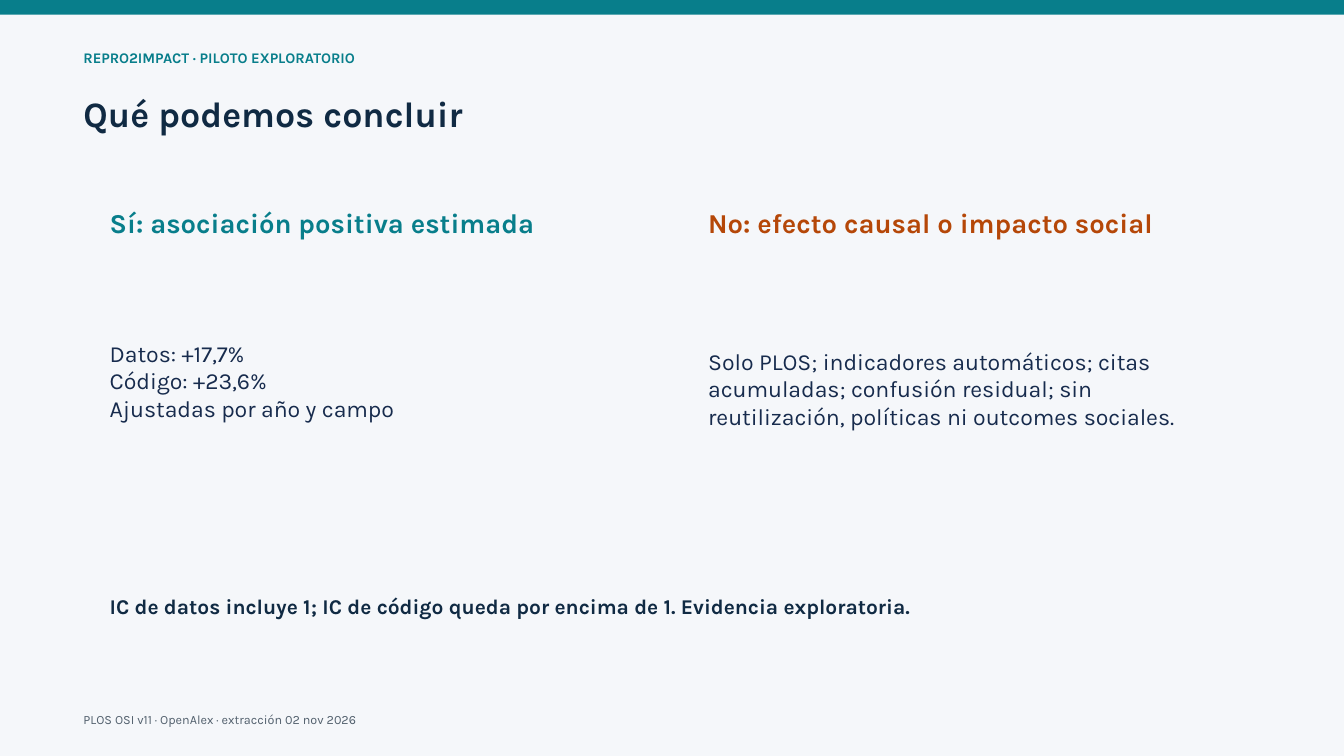
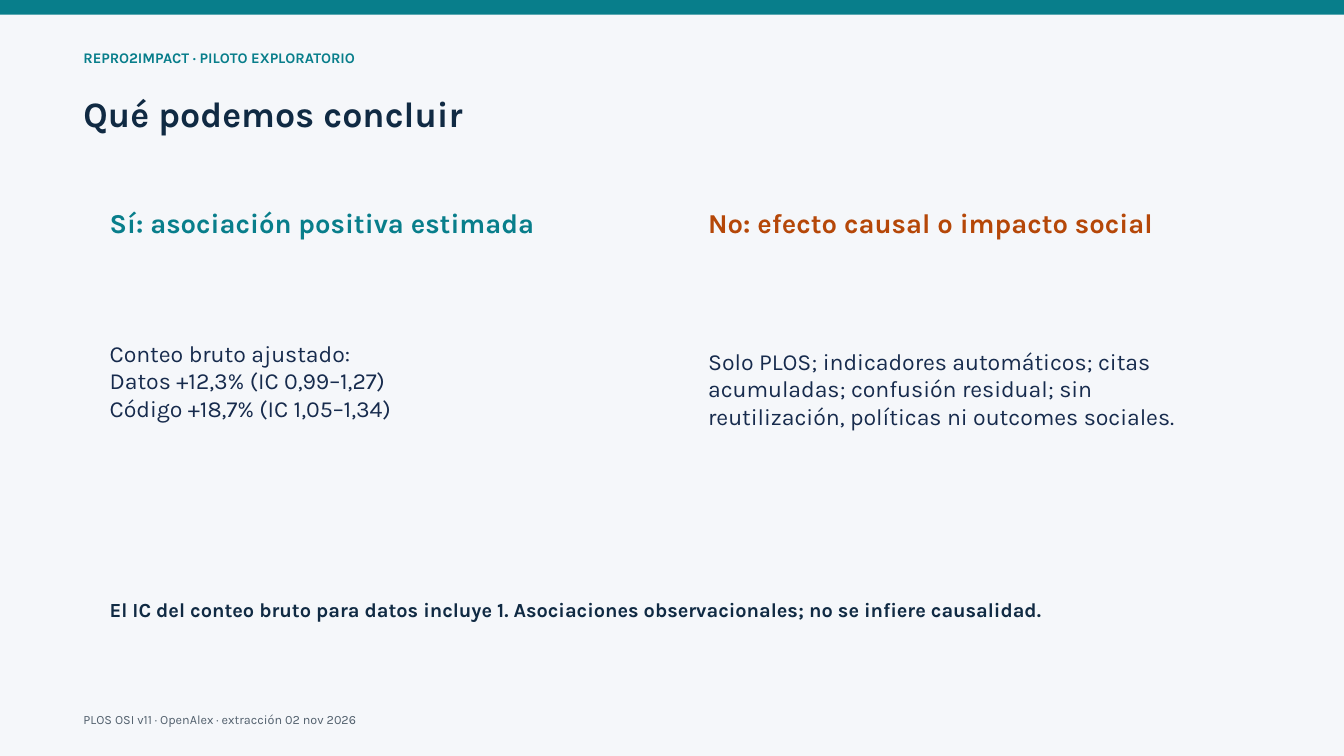
Before and after one commit to pablosancheznunez/repro2impact, a slide deck: slide 5 of reports/pilot_osi_v11/REPRO2IMPACT_outcomes_pilot.pptx. Drawn at 1344x756 pixels with LibreOffice and Linux fonts; fonts in the diff are those of the drawing. Boxes give left, top, right and bottom in pixels: in the first picture for what was removed or moved away, otherwise in the second. Text is boxed around its words. In the diff, an @@ line names an element or a change of style, - is before the commit and + after.

```diff
--- a/reports/pilot_osi_v11/REPRO2IMPACT_outcomes_pilot.pptx
+++ b/reports/pilot_osi_v11/REPRO2IMPACT_outcomes_pilot.pptx
@@ text at bbox=[110, 346, 391, 423]: text changed @@
-Datos: +17,7%
-Código: +23,6%
-Ajustadas por año y campo
+Conteo bruto ajustado:
+Datos +12,3% (IC 0,99–1,27)
+Código +18,7% (IC 1,05–1,34)
@@ text at bbox=[110, 603, 1041, 622]: text changed; size 15 to 14.2 pt @@
-IC de datos incluye 1; IC de código queda por encima de 1. Evidencia exploratoria.
+El IC del conteo bruto para datos incluye 1. Asociaciones observacionales; no se infiere causalidad.
```
Also in this commit, not shown: 1 other slide changed, 12 other files.
